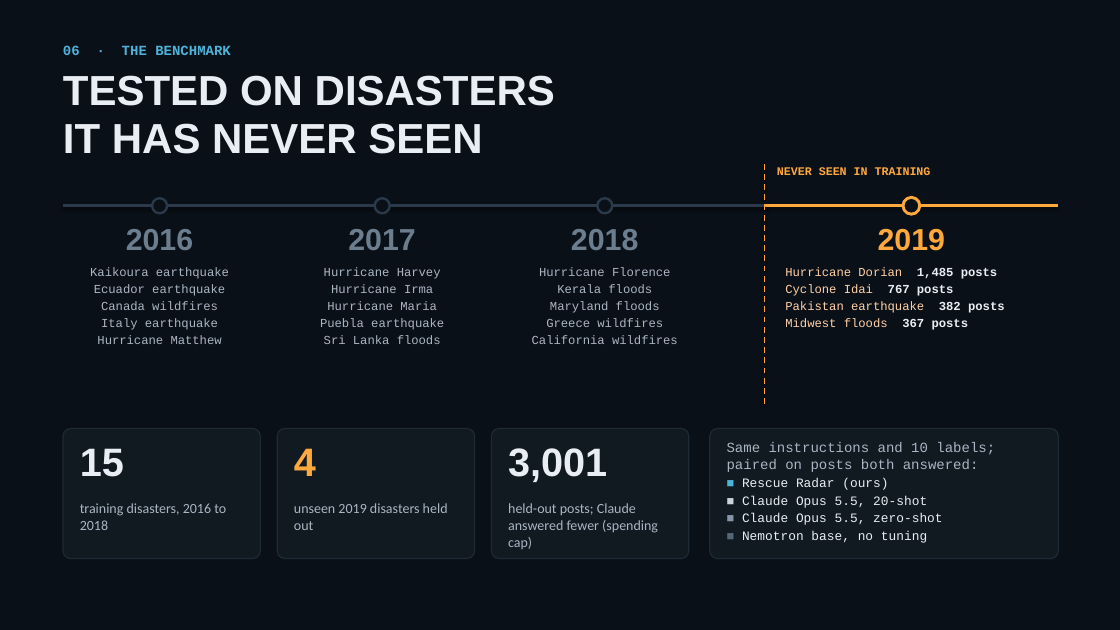
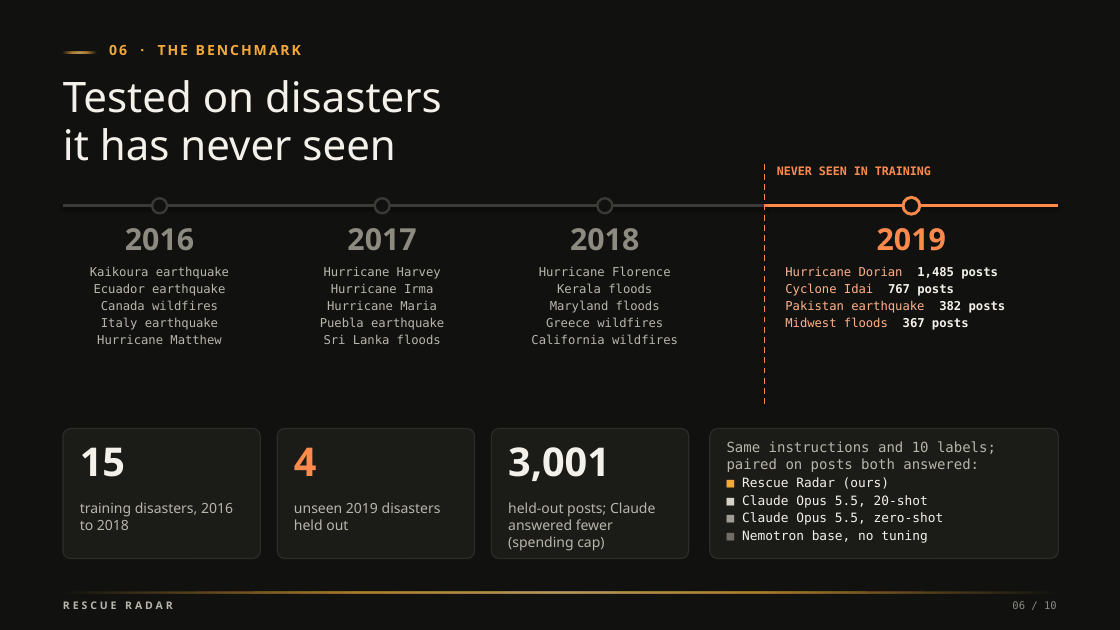
Before and after one commit to vnmoorthy/rescue-radar, a slide deck: slide 6 of deck/RescueRadar.pptx. Drawn at 1120x630 pixels with LibreOffice and Linux fonts; fonts in the diff are those of the drawing. Boxes give left, top, right and bottom in pixels: in the first picture for what was removed or moved away, otherwise in the second. Text is boxed around its words. In the diff, an @@ line names an element or a change of style, - is before the commit and + after.

```diff
--- a/deck/RescueRadar.pptx
+++ b/deck/RescueRadar.pptx
@@ background #0A1017 to #11120F @@
@@ rectangle added at (63, 51, 97, 53), fill gradient #F2A93B to #FFD27A @@
@@ text "06 · THE BENCHMARK": place and size @@
-text "06 · THE BENCHMARK" at (63, 45, 231, 55)
+text "06 · THE BENCHMARK" at (109, 45, 301, 55)
@@ text "06 · THE BENCHMARK" at (109, 45, 301, 55): font Courier New to Noto Sans, text colour #4FB3D9 to #F2A93B, letter spacing 0 to 1.7 pt @@
@@ text at (63, 80, 442, 161): text changed; font Arial to Noto Sans; text colour #E8EEF4 to #F4F1EA; bold off @@
-TESTED ON DISASTERS
-IT HAS NEVER SEEN
+Tested on disasters
+it has never seen
@@ line (765, 164) - (765, 408): stroke #FFA83D 1.25 pt dashed to #FF8A4C 1.25 pt dashed @@
@@ text "NEVER SEEN IN TRAINING" at (777, 166, 931, 175): font Courier New to DejaVu Sans Mono, text colour #FFA83D to #FF8A4C @@
@@ line (63, 206) - (765, 206): stroke #2A3A4A 2.5 pt to #3A3A36 2.5 pt @@
@@ fill #0A1017 to #11120F; outline #2A3A4A 2 pt to #3A3A36 2 pt in 3 elements at (152, 198, 167, 213), (375, 198, 390, 213), (597, 198, 613, 213) @@
@@ line (765, 206) - (1059, 206): stroke #FFA83D 2.5 pt to #FF8A4C 2.5 pt @@
@@ ellipse at (903, 197, 920, 214): fill #0A1017 to #11120F; outline #FFA83D 2.5 pt to #FF8A4C 2.5 pt @@
@@ font Arial to Noto Sans, text colour #6C7D8E to #8C8A81 in 3 elements at (125, 228, 194, 250), (347, 228, 416, 250), (570, 228, 639, 250) @@
@@ text "2019" at (877, 228, 946, 251): font Arial to Noto Sans, text colour #FFA83D to #FF8A4C @@
@@ font Courier New to DejaVu Sans Mono, text colour #A9B6C3 to #B8B5AB in 3 elements at (90, 266, 229, 344), (320, 266, 444, 344), (531, 266, 678, 344) @@
@@ text "Hurricane Dorian 1,485 posts" at (785, 266, 1006, 330): font Courier New to DejaVu Sans Mono; text colour #FFD0A6 to #FFB089 in "Hurricane Dorian", "Cyclone Idai", "Pakistan earthquake", "Midwest floods"; text colour #E8EEF4 to #F4F1EA in "1,485 posts", "767 posts", "382 posts", "367 posts" @@
@@ text "15" at (80, 447, 125, 477): font Arial to Noto Sans, text colour #E8EEF4 to #F4F1EA @@
@@ text "4" at (294, 447, 317, 476): font Arial to Noto Sans, text colour #FFA83D to #FF8A4C @@
@@ text "3,001" at (508, 447, 610, 481): font Arial to Noto Sans, text colour #E8EEF4 to #F4F1EA @@
@@ fill #111921 to #1B1C18; outline #1E2A36 1 pt to #2C2D29 1 pt in 4 elements at (63, 429, 260, 559), (277, 429, 475, 559), (492, 429, 689, 559), (710, 429, 1059, 559) @@
@@ text "Same instructions and 10 labels; ..." at (727, 441, 996, 543): font Courier New to DejaVu Sans Mono; text colour #A9B6C3 to #B8B5AB in "Same instructions and 10 labels; paired on ..."; text colour #4FB3D9 to #F2A93B, text colour #C9D3DD to #D6D2C7, text colour #8695A7 to #9E9C93, text colour #566679 to #6F6D66 in "■"; text colour #E8EEF4 to #F4F1EA in "Rescue Radar (ours)", "Claude Opus 5.5, 20-shot", "Claude Opus 5.5, zero-shot", "Nemotron base, no tuning" @@
@@ font Calibri to Noto Sans, text colour #A9B6C3 to #B8B5AB in 3 elements at (80, 502, 233, 530), (294, 502, 441, 530), (508, 502, 655, 551) @@
@@ rectangle added at (63, 592, 1057, 593), fill gradient #F2A93B to #FFD27A @@
@@ text added at (63, 601, 173, 609), 9 pt, text #B8B5AB, bold @@
+RESCUE RADAR
@@ text added at (1012, 601, 1057, 609), 9 pt, text #8C8A81 @@
+06 / 10
```
Also in this commit, not shown: 8 other slides changed, 1 slide added, 1 slide removed, 54 other files.
